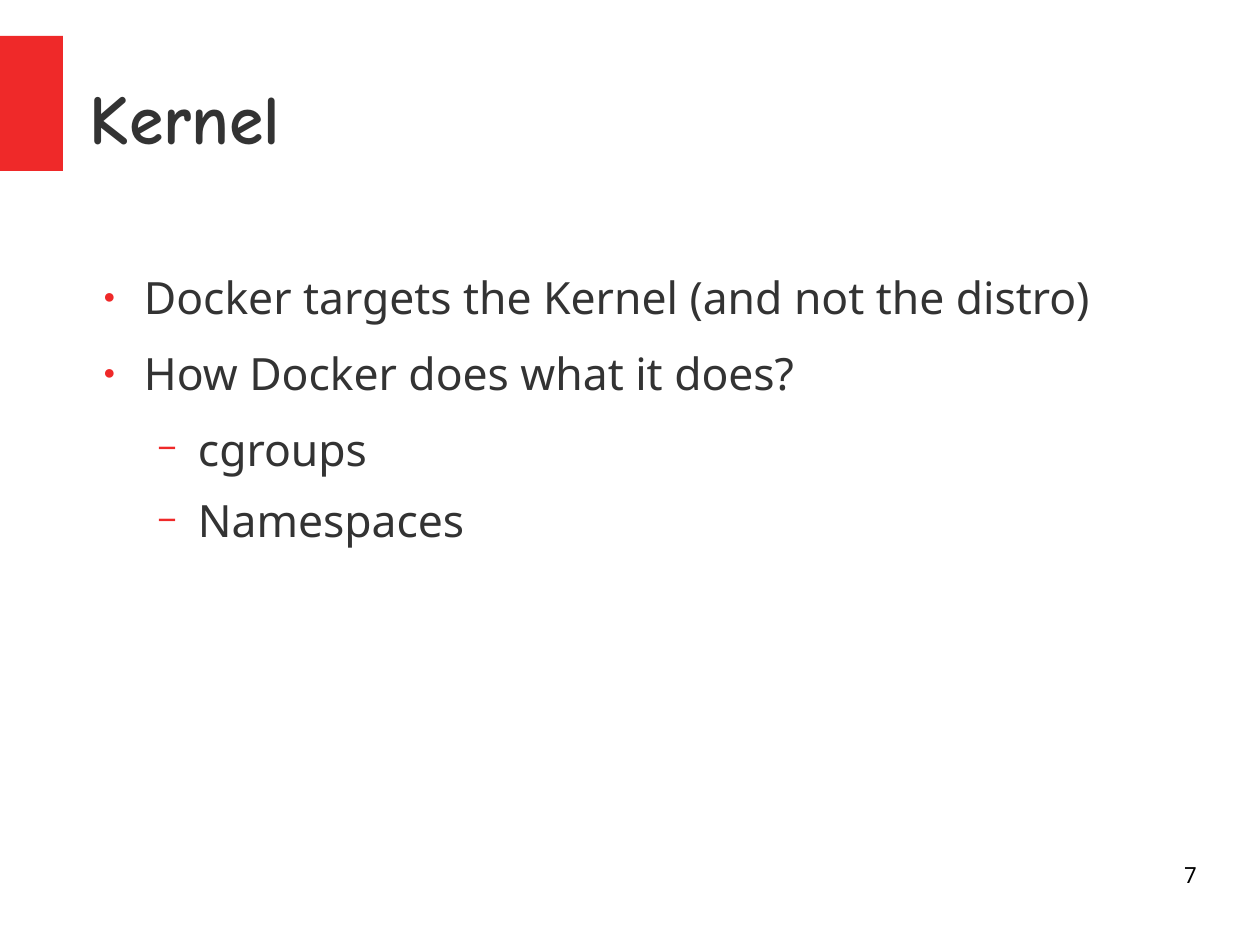
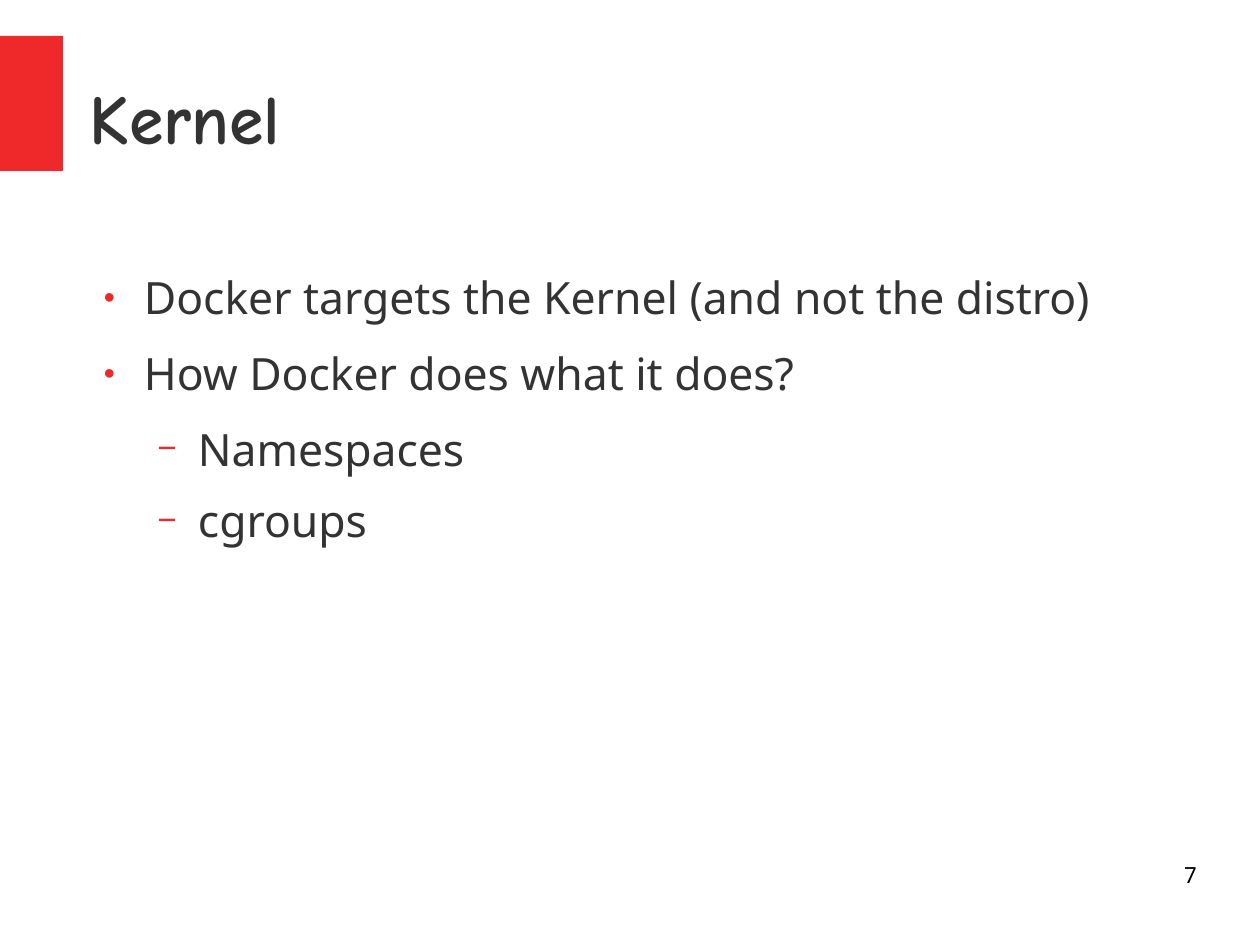
Before and after one commit to kislaykishore/microservices, a slide deck: slide 7 of Containers.odp. Drawn at 1260x945 pixels with LibreOffice and Linux fonts; fonts in the diff are those of the drawing. Boxes give left, top, right and bottom in pixels: in the first picture for what was removed or moved away, otherwise in the second. Text is boxed around its words. In the diff, an @@ line names an element or a change of style, - is before the commit and + after.

```diff
--- a/Containers.odp
+++ b/Containers.odp
@@ text at (x1=198, y1=434, x2=464, y2=477): paragraph added @@
+  − Namespaces
@@ text at (x1=198, y1=505, x2=464, y2=548): paragraph removed @@
-  − Namespaces
```
Also in this commit, not shown: 1 other slide changed, 1 other file.
